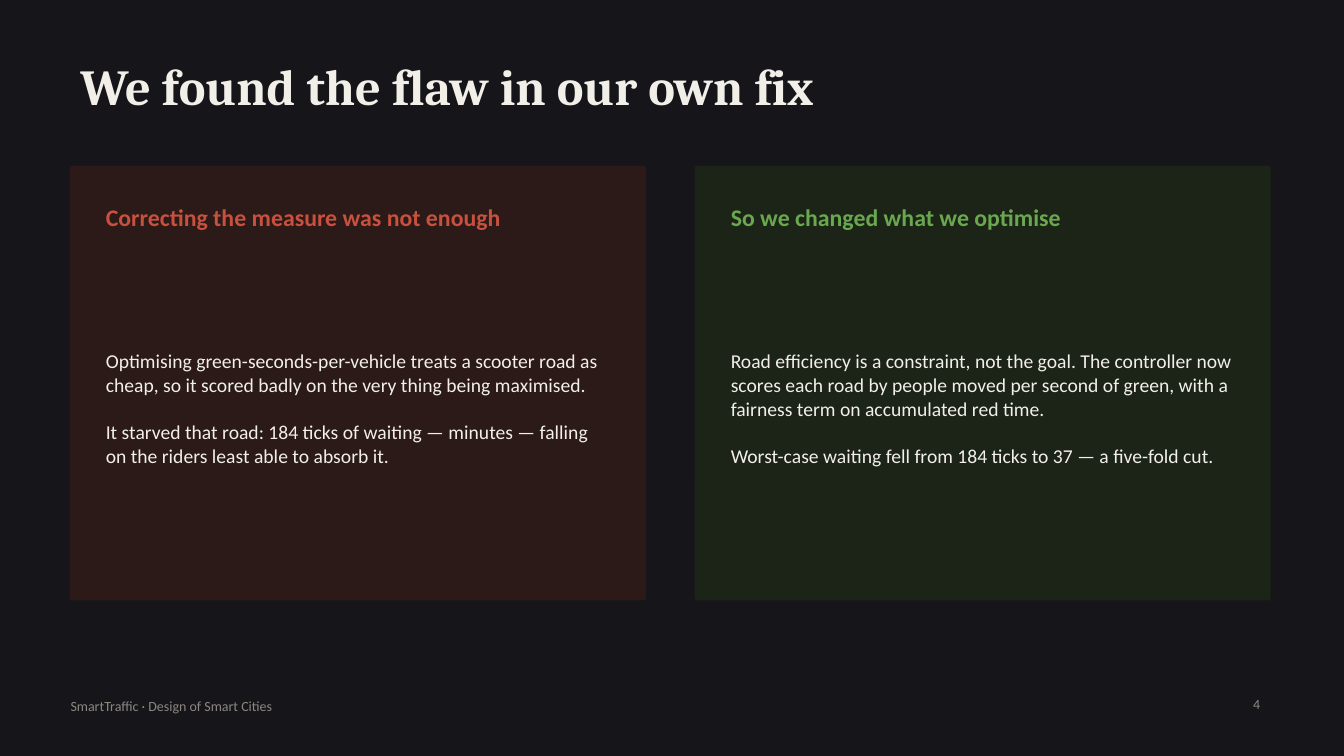
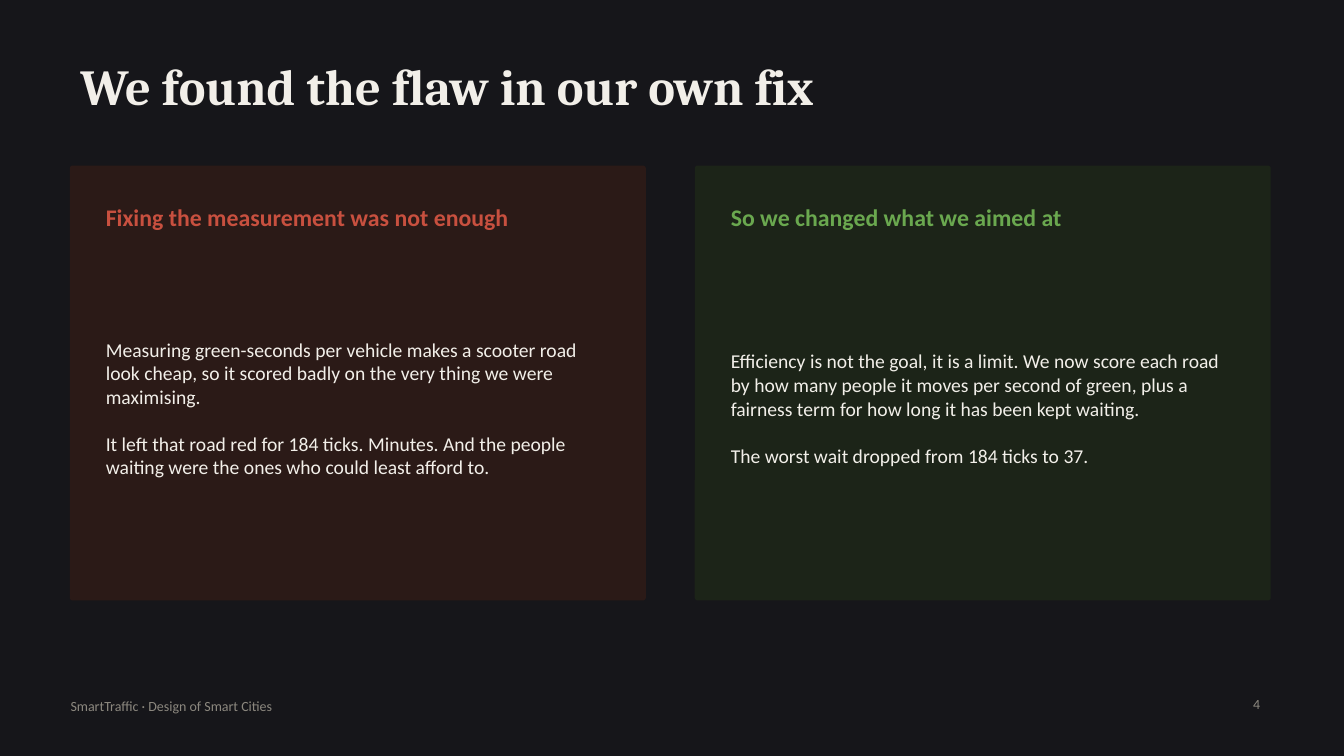
Before and after one commit to rishabcv-eng/SmartTraffic, a slide deck: slide 4 of docs/deck/SmartTraffic-5min.pptx. Drawn at 1344x756 pixels with LibreOffice and Linux fonts; fonts in the diff are those of the drawing. Boxes give left, top, right and bottom in pixels: in the first picture for what was removed or moved away, otherwise in the second. Text is boxed around its words. In the diff, an @@ line names an element or a change of style, - is before the commit and + after.

Commit message:
Rewrite the slide copy in a human voice, and fix two stale counts
The prose read like it was generated: no contractions anywhere, every sentence
balanced against its neighbour, em-dashes throughout, and abstract subjects
doing the work -- 'what limits the stop line is lateral space' rather than
saying a scooter takes up less road than a car. Rewritten in plainer, shorter
sentences with concrete subjects. Every em-dash is gone.

Two numbers on the verification slide had gone stale as the project grew: it
still claimed 122 tests and 15 controllers against the current 130 and 16. A
reviewer who ran the suite would have found the deck under-selling itself,
which is a small thing that costs trust out of proportion to its size.

Shortened the slide-two title after the rewrite pushed it onto a second line
and out of its box.

```diff
--- a/docs/deck/SmartTraffic-5min.pptx
+++ b/docs/deck/SmartTraffic-5min.pptx
@@ text at (106, 209, 508, 230): text changed @@
-Correcting the measure was not enough
+Fixing the measurement was not enough
@@ text at (731, 209, 1062, 230): text changed @@
-So we changed what we optimise
+So we changed what we aimed at
@@ text at (106, 343, 577, 478): text changed @@
-Optimising green-seconds-per-vehicle treats a scooter road as cheap, so it scored badly on the very thing being maximised.
-It starved that road: 184 ticks of waiting — minutes — falling on the riders least able to absorb it.
+Measuring green-seconds per vehicle makes a scooter road look cheap, so it scored badly on the very thing we were maximising.
+It left that road red for 184 ticks. Minutes. And the people waiting were the ones who could least afford to.
@@ text at (731, 354, 1219, 466): text changed @@
-Road efficiency is a constraint, not the goal. The controller now scores each road by people moved per second of green, with a fairness term on accumulated red time.
-Worst-case waiting fell from 184 ticks to 37 — a five-fold cut.
+Efficiency is not the goal, it is a limit. We now score each road by how many people it moves per second of green, plus a fairness term for how long it has been kept waiting.
+The worst wait dropped from 184 ticks to 37.
```
Also in this commit, not shown: 5 other slides changed, 2 other files.
